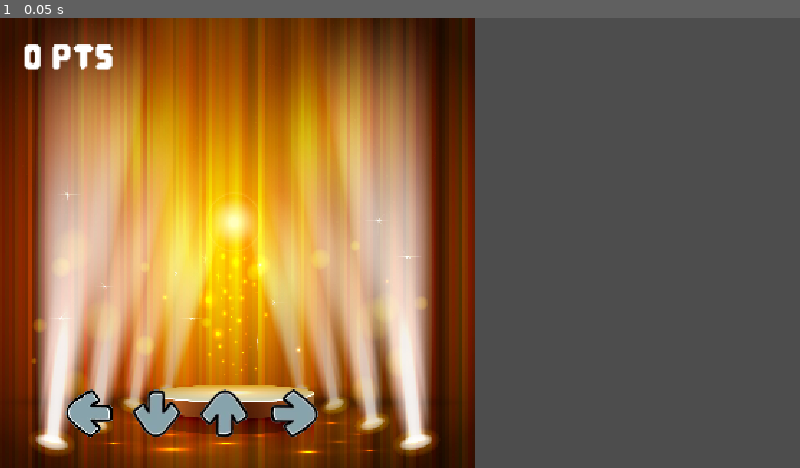
Above: before the commit, frame 1.
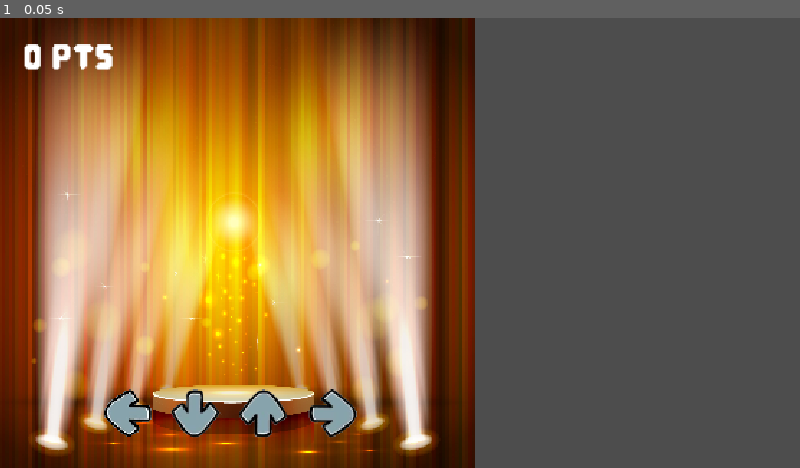
Above: after the commit, the same moment.

Repository: Ewie28/DDR
Game: Godot game, scene res://scenes/Rhythms/BaseRhythm.tscn
Same seed, same stepped clock (60 frames per second), same inputs: the game is played once before the commit and once after it. The project has no main scene, so this scene is started directly. Sound files missing from this copy of the repository are replaced by a short silence.
Inputs:
- Up to frame 1 (0.05 s): no input

The runs differ from the first frame. In frame 1, 2.7% of the frame differs, in the area x 8-45%, y 82-94%.

Commit message:
Moved UI around

Diff:
--- a/ddr/scenes/Rhythms/BaseRhythm.tscn
+++ b/ddr/scenes/Rhythms/BaseRhythm.tscn
@@ -21,24 +21,24 @@
 
 [node name="KeyListener" parent="." instance=ExtResource("1_8xu51")]
 texture_filter = 1
-position = Vector2(-450, 248)
+position = Vector2(-394.3, 248)
 scale = Vector2(1.3, 1.3)
 key_name = "button_LEFT"
 
 [node name="KeyListener2" parent="." instance=ExtResource("1_8xu51")]
-position = Vector2(-350, 248)
+position = Vector2(-294.3, 248)
 scale = Vector2(1.3, 1.3)
 frame = 1
 key_name = "button_DOWN"
 
 [node name="KeyListener3" parent="." instance=ExtResource("1_8xu51")]
-position = Vector2(-250, 248)
+position = Vector2(-194.3, 248)
 scale = Vector2(1.3, 1.3)
 frame = 2
 key_name = "button_UP"
 
 [node name="KeyListener4" parent="." instance=ExtResource("1_8xu51")]
-position = Vector2(-150, 248)
+position = Vector2(-94.3, 248)
 scale = Vector2(1.3, 1.3)
 frame = 3
 key_name = "button_RIGHT"
